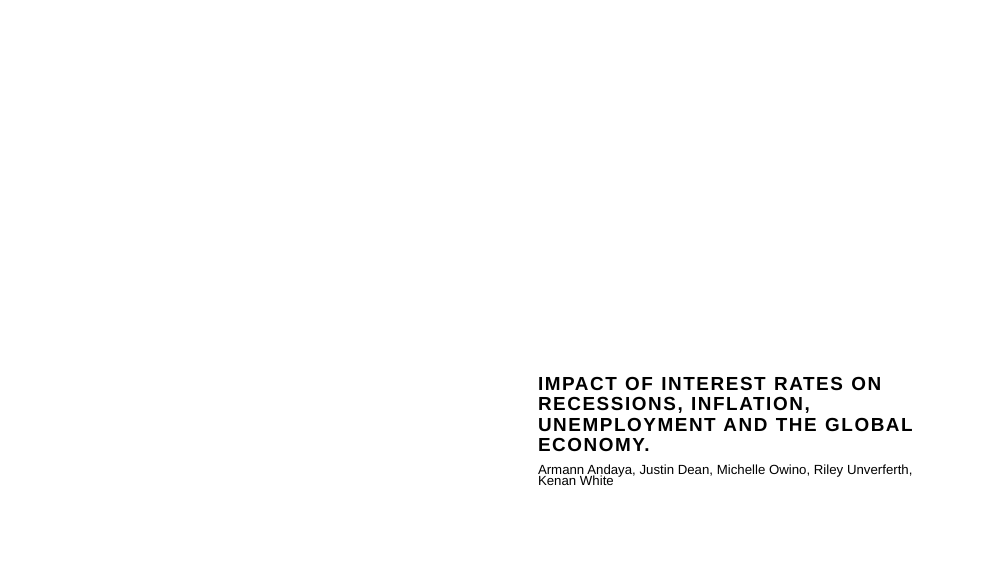
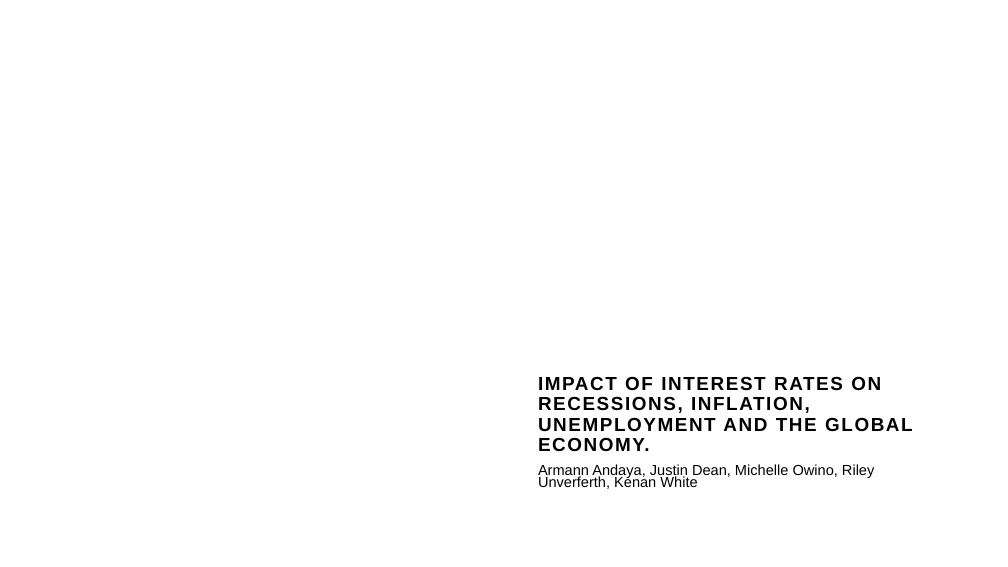
Before and after one commit to Lionta/Project-1, a slide deck: slide 1 of Project 1 PowerPoint.pptx. Drawn at 1008x567 pixels with LibreOffice and Linux fonts; fonts in the diff are those of the drawing; background and template pictures are left out. Boxes give left, top, right and bottom in pixels: in the first picture for what was removed or moved away, otherwise in the second. Text is boxed around its words. In the diff, an @@ line names an element or a change of style, - is before the commit and + after.

Commit message:
added riley slides

```diff
--- a/Project 1 PowerPoint.pptx
+++ b/Project 1 PowerPoint.pptx
@@ subtitle "Armann Andaya, Justin Dean, Michelle ..." at box(538, 464, 874, 489): size 12.6 to 13.9 pt @@
```
Also in this commit, not shown: 2 slides added.
